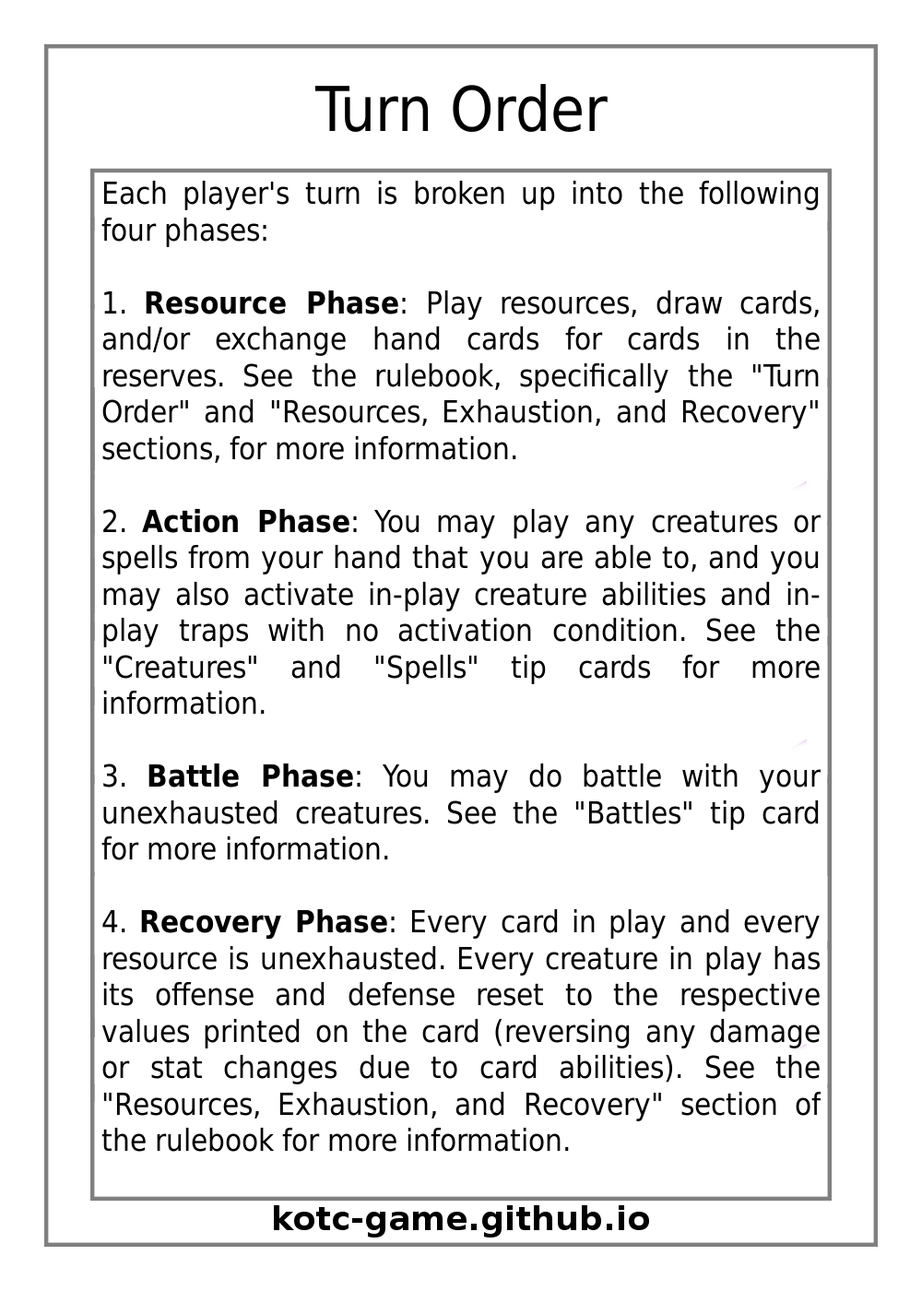
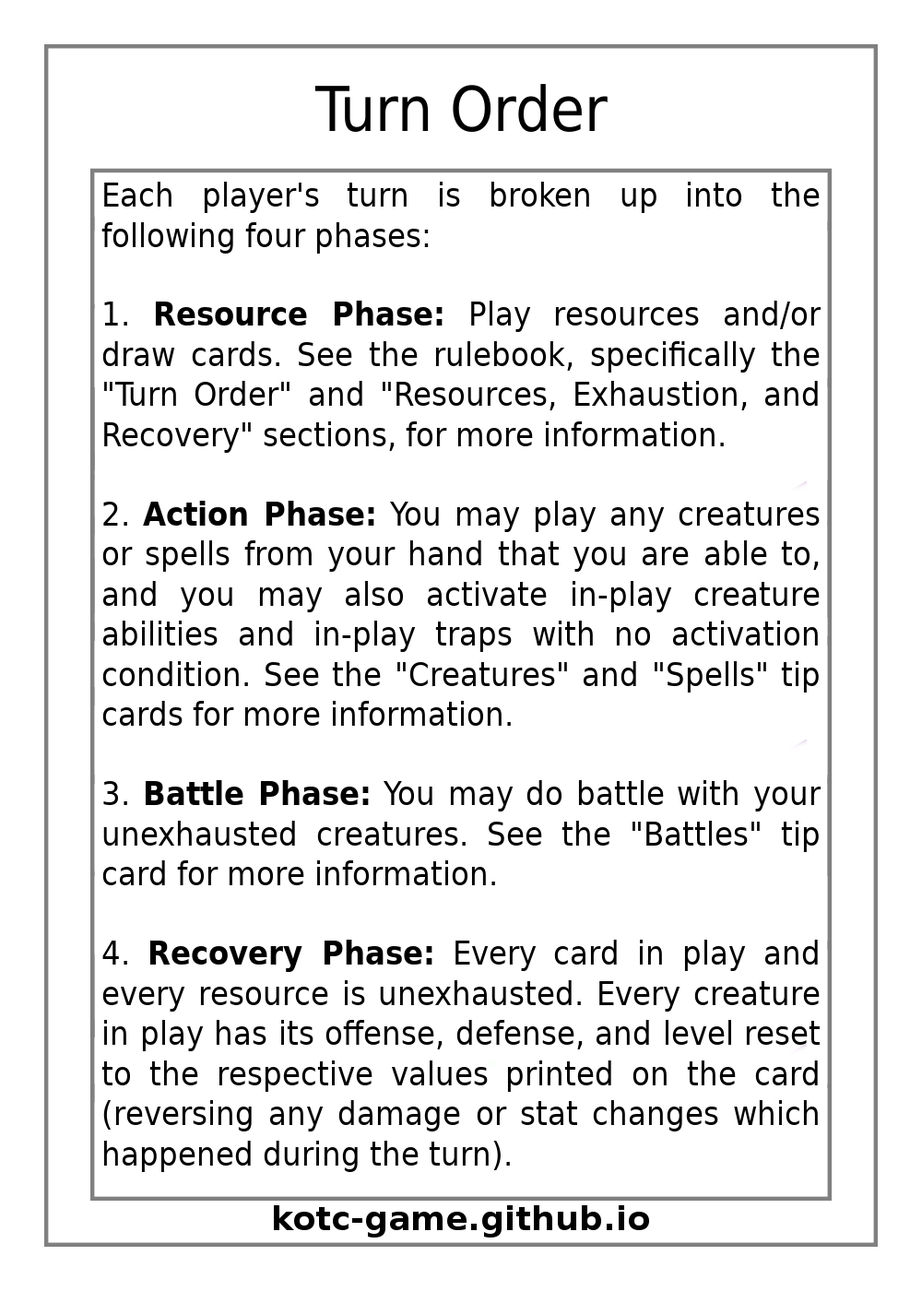
Before/after of a 922x1291 layered artwork. What changed in the layer stack:
painted on "Effect Text" over [101, 179, 822, 1173]
